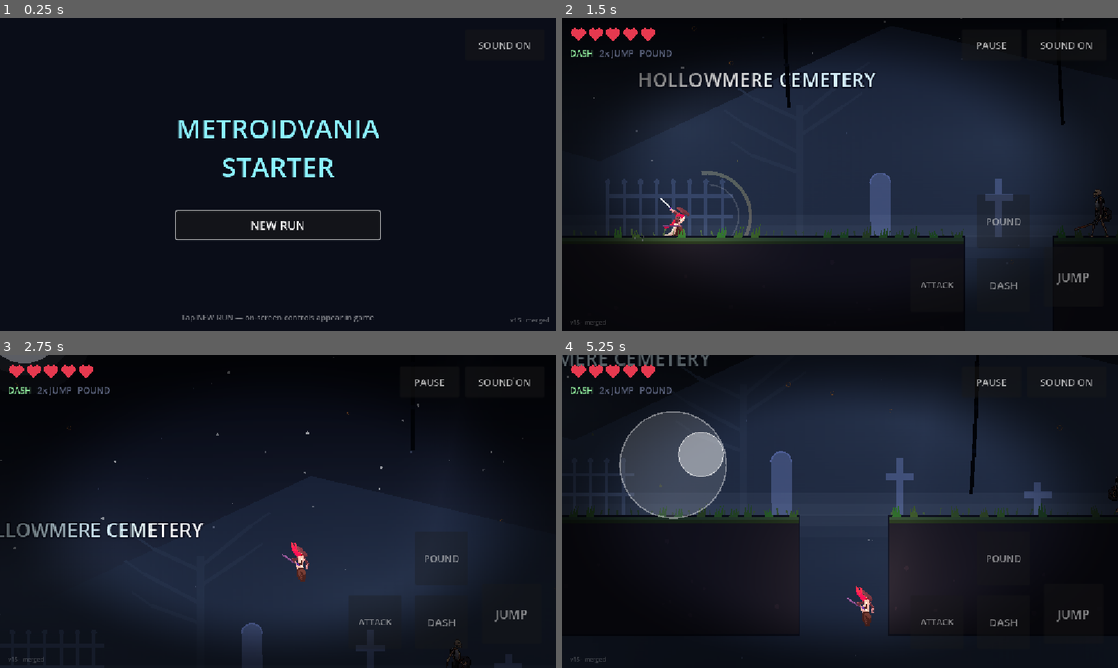
Above: before the commit, frames 1-4 (two rows, left to right).
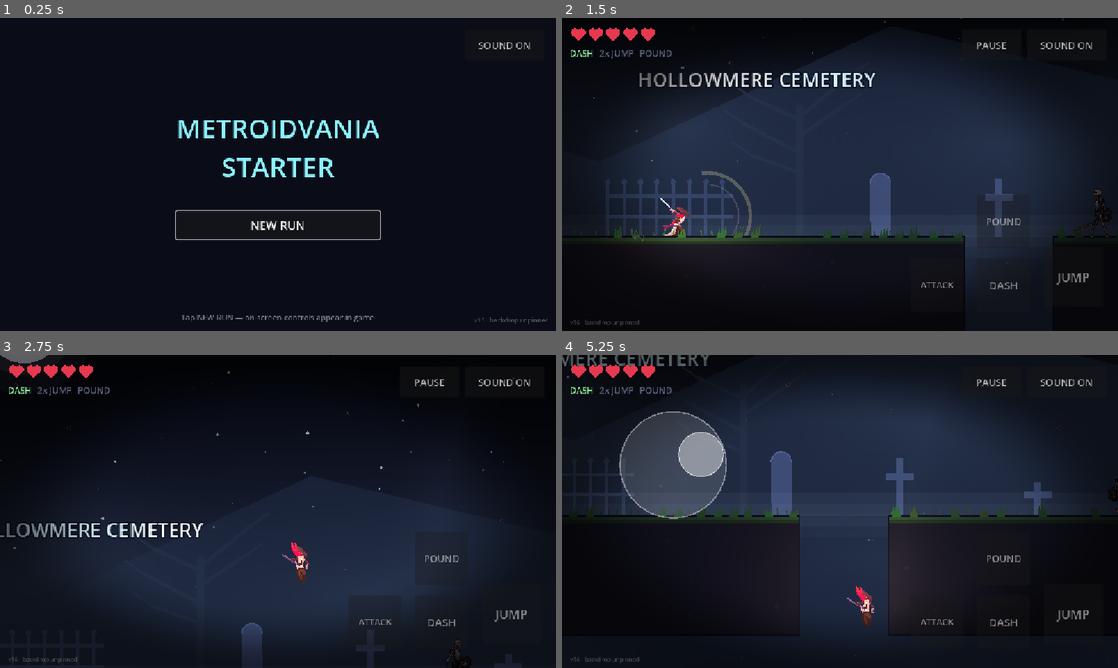
Above: after the commit, the same moments.

Repository: OuterHeavenX/godot-metroidvania-starter
Game: Godot game, scene res://src/ui/title.tscn
Same seed, same stepped clock (60 frames per second), same inputs: the game is played once before the commit and once after it.
Inputs (mouse positions are in pixels of both pictures, inside the frame that each line leads up to):
- Up to frame 1 (0.25 s): no input
- Up to frame 2 (1.5 s): click "NEW RUN" at 0.5 s; tap S (pound) at 1.25 s; move the mouse to (962, 158) at 1.27 s; hold D (move_right) from 1.28 s (still down); tap J (attack) at 1.35 s; click (962, 158) at 1.42 s
- Up to frame 3 (2.75 s): tap Space (jump) at 1.52, 1.82 s; tap Shift (dash) at 1.55 s; release D (move_right) at 2 s; tap S (pound) at 2 s; drag from (166, 527) to (522, 517) at 2.02 s
- Up to frame 4 (5.25 s): tap S (pound) at 2.75, 2.85, 3.5, 4.25, 5 s; move the mouse to (895, 442) at 2.77 s; hold A (move_left) 2.78-3.5 s; tap Space (jump) at 3.05, 4.52, 4.82 s; drag from (812, 574) to (673, 464) at 3.52 s; move the mouse to (1006, 558) at 4.27 s; hold D (move_right) 4.28-5 s; tap J (attack) at 4.35 s; tap Shift (dash) at 4.55 s; drag from (673, 464) to (756, 433) at 5.02 s

The runs differ from the first frame. In frame 1, less than 0.1% of the frame differs, in the area x 85-99%, y 95-98%; in frame 2, 0.2%; in frame 3, less than 0.1%; in frame 4, 0.3%, in the area x 2-75%, y 13-99%.

Commit message:
Unpin the backdrop from the camera, and test for every way it can drift
Reported twice. The first fix was real but incomplete: every ParallaxLayer's
y motion scale was below 1, so each slid up the screen as the camera rose.
That is fixed and stays fixed -- all six layers now measure zero drift. It was
not the whole story.

The remaining culprit was not a parallax layer at all. _build_camera_fx
parented a Foreground node -- grass silhouettes and hanging chains -- directly
to the Camera2D. Anything parented to the camera holds its screen position
while the world scrolls past it, which is precisely what "moves up with me
when I jump" looks like. Two frames of the same spot, one from the ground and
one from 300px up, put the chain at identical screen coordinates while the
entire world had scrolled away.

It had also stopped earning its place: at zoom 1.54 its grass rows fall
outside the visible area, so by the time this was reported the node was
contributing nothing but the pinned chains. Removed.

tests/parallax_test.gd is the guard that should have existed after the first
report. It raises the camera and measures every layer's on-screen displacement
against a world-space reference node, so a layer that drifts is named rather
than inferred. It covers all three ways out of world space:

  - ParallaxLayer with a y motion scale below 1
  - a screen-pinned CanvasLayer
  - a node parented to the camera

The sky wash and the vignette stay pinned deliberately -- flat gradients carry
no parallax cue -- so they are named SkyLayer and VignetteLayer and allow-listed
by name, which means a new pinned layer has to be added on purpose. The three
camera-parented particle emitters stay too: they drift on their own velocity
and never read as a fixed image, and the test names them so they are the
documented next suspects if drift is ever reported again.

visual_test asserted "Foreground silhouettes under Camera2D" -- it was
encoding the bug. Inverted to assert nothing shape-drawing is pinned to the
camera, rather than dropped, so the intent stays recorded where it was wrong.

Build stamp v16. 21 suites pass; both published builds reproduce byte for byte.

Co-Authored-By: Claude Opus 5 <noreply@anthropic.com>
Claude-Session: https://claude.ai/code/session_013yZuMsb7eCfvafe9efr3m9

Diff:
--- a/src/build_info.gd
+++ b/src/build_info.gd
@@ -8,8 +8,8 @@
 ## was no way for either side of the conversation to tell which export was
 ## actually live. Bump this whenever the published build changes, and the
 ## answer is on screen.
-const VERSION := "v15"
-const NOTE := "merged"
+const VERSION := "v16"
+const NOTE := "backdrop unpinned"
 
 
 static func label() -> String:
--- a/src/levels/backdrop.gd
+++ b/src/levels/backdrop.gd
@@ -15,6 +15,7 @@
 	if not THEMES.has(theme):
 		theme = "cemetery"
 	var sky_layer := CanvasLayer.new()
+	sky_layer.name = "SkyLayer"
 	sky_layer.layer = -100
 	sky_layer.add_child(_sky(theme))
 	host.add_child(sky_layer)
--- a/src/world/atmosphere.gd
+++ b/src/world/atmosphere.gd
@@ -12,7 +12,6 @@
 
 var _t := 0.0
 var _sky: SkyDraw
-var _foreground: Foreground
 var _torches: Array = [] # each: {light: PointLight2D, base: float, phase: float}
 var _lantern: PointLight2D
 var _lantern_base := 1.5
@@ -104,9 +103,6 @@
 	if _sky != null:
 		_sky.t = _t
 		_sky.queue_redraw()
-	if _foreground != null:
-		_foreground.t = _t
-		_foreground.queue_redraw()
 	for tc in _torches:
 		var d: Dictionary = tc
 		var l := d["light"] as PointLight2D
@@ -122,6 +118,9 @@
 
 static func _build_sky_layer(atmo: MVAtmosphere) -> void:
 	var layer := CanvasLayer.new()
+	# Named so the parallax test can tell a deliberate screen-pinned layer from
+	# one that drifted in by accident.
+	layer.name = "SkyLayer"
 	layer.layer = -100
 	atmo.add_child(layer)
 	# vertical night gradient
@@ -640,9 +639,6 @@
 	var cam := player.get_node("Camera2D") as Camera2D
 	if cam == null:
 		return
-	_foreground = Foreground.new()
-	_foreground.name = "Foreground"
-	cam.add_child(_foreground)
 	# embers rising through the air
 	var embers := CPUParticles2D.new()
 	embers.amount = 26
@@ -699,58 +695,11 @@
 	leaves.emitting = true
 
 
-class Foreground extends Node2D:
-	## Dark silhouette layer pinned to the camera: grass tufts along the
-	## bottom edge, hanging chains from the top. Sells the depth.
-	var t := 0.0
-
-	func _ready() -> void:
-		z_index = 90
-
-	func _draw() -> void:
-		var rng := RandomNumberGenerator.new()
-		rng.seed = 99
-		# back row of grass: slightly lighter
-		_grass_row(rng, 240.0, 300.0, Color("0a1224"), 0.0)
-		# front row: near-black, taller
-		_grass_row(rng, 290.0, 324.0, Color("04070f"), 3.7)
-		# hanging chains from the top
-		for cx in [150.0, 520.0, 905.0]:
-			_chain(cx + rng.randf_range(-30.0, 30.0), rng.randf_range(150.0, 260.0))
-
-	func _grass_row(rng: RandomNumberGenerator, y0: float, y1: float,
-			col: Color, phase: float) -> void:
-		var x := -576.0
-		while x < 576.0:
-			var sway := sin(t * 1.1 + phase + x * 0.01) * 6.0
-			var blades := 5 + rng.randi_range(0, 3)
-			for b in range(blades):
-				var bx := x + rng.randf_range(-16.0, 16.0)
-				var h := rng.randf_range(y1 - y0 - 30.0, y1 - y0 + 26.0)
-				var wdt := rng.randf_range(4.0, 8.0)
-				draw_colored_polygon(PackedVector2Array([
-					Vector2(bx - wdt, y1), Vector2(bx + wdt, y1),
-					Vector2(bx + sway, y1 - h),
-				]), col)
-			x += rng.randf_range(34.0, 60.0)
-
-	func _chain(x: float, length: float) -> void:
-		var sway := sin(t * 0.7 + x * 0.05) * 9.0
-		var pts := PackedVector2Array()
-		var steps := 12
-		for i in range(steps + 1):
-			var f := float(i) / steps
-			pts.append(Vector2(x + sway * f * f, -324.0 + length * f))
-		draw_polyline(pts, Color("03060c"), 5.0)
-		for i in range(1, steps):
-			if i % 3 == 0:
-				draw_circle(pts[i], 3.0, Color("080e1a"))
-
-
 # --------------------------------------------------------------- vignette ---
 
 func _build_vignette() -> void:
 	var layer := CanvasLayer.new()
+	layer.name = "VignetteLayer"
 	layer.layer = 4 # above the world, below the HUD (layer 5)
 	add_child(layer)
 	var rect := TextureRect.new()
--- /dev/null
+++ b/tests/parallax_test.gd
@@ -0,0 +1,160 @@
+extends Node
+
+## Measures what actually moves when the camera rises.
+##
+## The backdrop riding up with a jump has now been reported twice, and both
+## times I fixed the layers I happened to look at. This checks every one of
+## them instead: raise the camera by a known amount and compare each layer's
+## on-screen displacement against a plain world-space node's. Anything that
+## does not match is drifting relative to the world, which is the artefact.
+##
+## Screen-pinned CanvasLayers are legitimate for a flat sky wash and a
+## vignette -- neither carries a parallax cue -- so they are allow-listed by
+## name and anything new has to be added deliberately.
+
+const LEVEL := preload("res://src/levels/level_01.tscn")
+const RISE := 260.0
+const TOLERANCE := 1.0
+## Layers that are meant to be glued to the screen rather than the world.
+const PINNED_OK := ["SkyLayer", "VignetteLayer", "HUD", "TouchControls", "Overlay"]
+
+var failures: Array[String] = []
+var level: Node = null
+var player: Node = null
+var reference: Node2D = null
+var before: Dictionary = {}
+var before_reference := 0.0
+var t := 0
+
+
+func check(cond: bool, label: String) -> void:
+	if cond:
+		print("  ok   ", label)
+	else:
+		failures.append(label)
+		print("  FAIL ", label)
+
+
+func _ready() -> void:
+	level = LEVEL.instantiate()
+	add_child(level)
+
+
+func _collect() -> Dictionary:
+	var out: Dictionary = {}
+	for node in _walk(level):
+		if node is ParallaxLayer:
+			var probe := _probe(node)
+			if probe != null:
+				out[node.get_path()] = probe.get_global_transform_with_canvas().origin.y
+	return out
+
+
+func _walk(root: Node) -> Array:
+	var out: Array = [root]
+	for child in root.get_children():
+		out.append_array(_walk(child))
+	return out
+
+
+## A ParallaxLayer has no size of its own; measure one of its children.
+func _probe(layer: Node) -> CanvasItem:
+	for child in layer.get_children():
+		if child is CanvasItem:
+			return child
+	return null
+
+
+func _physics_process(_delta: float) -> void:
+	t += 1
+	if t == 4:
+		player = get_tree().get_first_node_in_group("player")
+		if player == null:
+			check(false, "player present")
+			_finish()
+			return
+		var cam: Camera2D = player.get_node("Camera2D")
+		# Smoothing would leave the camera mid-flight when the frame is measured.
+		cam.position_smoothing_enabled = false
+		player.set_physics_process(false)
+		player.global_position = Vector2(1200, -120)
+		# A plain world-space node to measure the camera's real displacement.
+		reference = Node2D.new()
+		level.add_child(reference)
+		reference.global_position = Vector2(1200, 0)
+		return
+	if t == 10:
+		before = _collect()
+		before_reference = reference.get_global_transform_with_canvas().origin.y
+		player.global_position = Vector2(1200, -120 - RISE)
+		return
+	if t == 16:
+		var after := _collect()
+		# The camera adds its own offset and lookahead, so it does not travel
+		# exactly RISE. What matters is that everything matches whatever it did.
+		var moved: float = reference.get_global_transform_with_canvas().origin.y \
+			- before_reference
+		check(moved > 50.0,
+			"the camera rose, dropping world content %.0fpx on screen" % moved)
+		check(before.size() > 0, "found %d parallax layers to check" % before.size())
+		for path in before:
+			if not after.has(path):
+				continue
+			var delta: float = float(after[path]) - float(before[path])
+			var drift: float = delta - moved
+			var name := String(path).get_file()
+			check(absf(drift) < TOLERANCE,
+				"%s moved %.0fpx, world moved %.0fpx (drift %.0f)" % [name, delta, moved, drift])
+		_check_pinned()
+		_check_camera_children()
+		_finish()
+
+
+## Anything on a CanvasLayer is glued to the screen, so relative to the world it
+## travels with the camera at full rate -- the same artefact by another route.
+func _check_pinned() -> void:
+	for node in _walk(level):
+		if node is ParallaxBackground or not (node is CanvasLayer):
+			continue
+		var name: String = node.name
+		var kids := ""
+		for child in node.get_children():
+			kids += ("" if kids == "" else ", ") + child.get_class()
+			if child is Node2D or child is Control:
+				var script: Script = child.get_script()
+				if script != null:
+					kids += "(" + script.resource_path.get_file() + ")"
+		check(PINNED_OK.has(name),
+			"screen-pinned CanvasLayer '%s' [layer %d: %s] is known-good"
+			% [name, (node as CanvasLayer).layer, kids])
+
+
+## The third way to escape world space, and the one that actually caused the
+## second report: parent a node to the Camera2D. It then holds its screen
+## position while the world scrolls past, which reads as the thing rising with
+## you every time you jump. Diffuse particle emitters are pinned on purpose --
+## they drift on their own velocity, so they never read as a fixed image -- but
+## anything that draws a shape does not belong here. If drift is ever reported
+## again, these emitters are the next suspects.
+func _check_camera_children() -> void:
+	var player := get_tree().get_first_node_in_group("player")
+	if player == null:
+		return
+	var cam := player.get_node_or_null("Camera2D")
+	if cam == null:
+		check(false, "camera found")
+		return
+	for child in cam.get_children():
+		if not (child is CanvasItem):
+			continue
+		var ok: bool = child is CPUParticles2D or child is GPUParticles2D
+		check(ok, "camera-parented '%s' (%s) draws no fixed shape"
+			% [child.name, child.get_class()])
+
+
+func _finish() -> void:
+	if failures.is_empty():
+		print("PARALLAX TESTS ALL PASSED")
+	else:
+		print("PARALLAX TESTS: %d FAILURES -> %s" % [failures.size(), str(failures)])
+	get_tree().quit(1 if failures.size() > 0 else 0)
--- /dev/null
+++ b/tests/runners/run_parallax.tscn
@@ -0,0 +1,8 @@
+[gd_scene load_steps=2 format=3]
+
+[ext_resource type="Script" path="res://tests/parallax_test.gd" id="1_t"]
+
+[node name="Root" type="Node" unique_id=7800001]
+
+[node name="Test" type="Node" parent="." unique_id=7800002]
+script = ExtResource("1_t")
--- a/tests/visual_test.gd
+++ b/tests/visual_test.gd
@@ -55,13 +55,20 @@
 			if ch is PointLight2D:
 				lantern = true
 		check(lantern, "player lantern light attached")
+		# This used to assert the opposite -- that a Foreground silhouette hung
+		# under the Camera2D. That was the bug: a node parented to the camera
+		# holds its screen position while the world scrolls past, so its grass
+		# and hanging chains appeared to rise with the player on every jump,
+		# reported twice. Diffuse emitters stay, because they drift on their own
+		# velocity and never read as a fixed image. See tests/parallax_test.gd.
 		var cam := player.get_node_or_null("Camera2D")
-		var fg := false
+		var pinned_shapes: Array[String] = []
 		if cam != null:
 			for ch in cam.get_children():
-				if ch.name == "Foreground":
-					fg = true
-		check(fg, "Foreground silhouettes under Camera2D")
+				if ch is CanvasItem and not (ch is CPUParticles2D or ch is GPUParticles2D):
+					pinned_shapes.append(String(ch.name))
+		check(pinned_shapes.is_empty(),
+			"nothing shape-drawing is pinned to the camera, found %s" % str(pinned_shapes))
 		# dash ghosts: call the spawner directly and watch a fading sprite appear
 		var visual := player.get_node_or_null("Visual")
 		if visual != null and visual.has_method("_spawn_ghost"):
Not shown, added: tests/parallax_test.gd.uid
Not shown, changed: docs/index.html
Not shown, changed: docs/index.pck
Not shown, changed: index.html
Not shown, changed: index.pck
